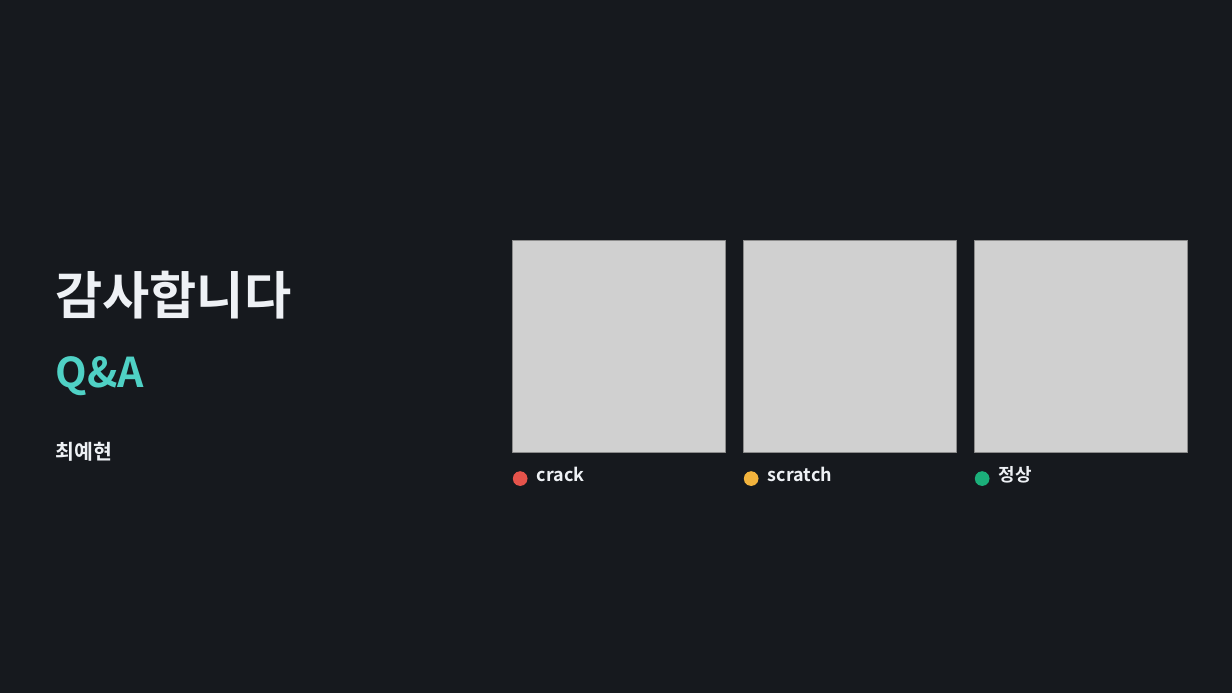
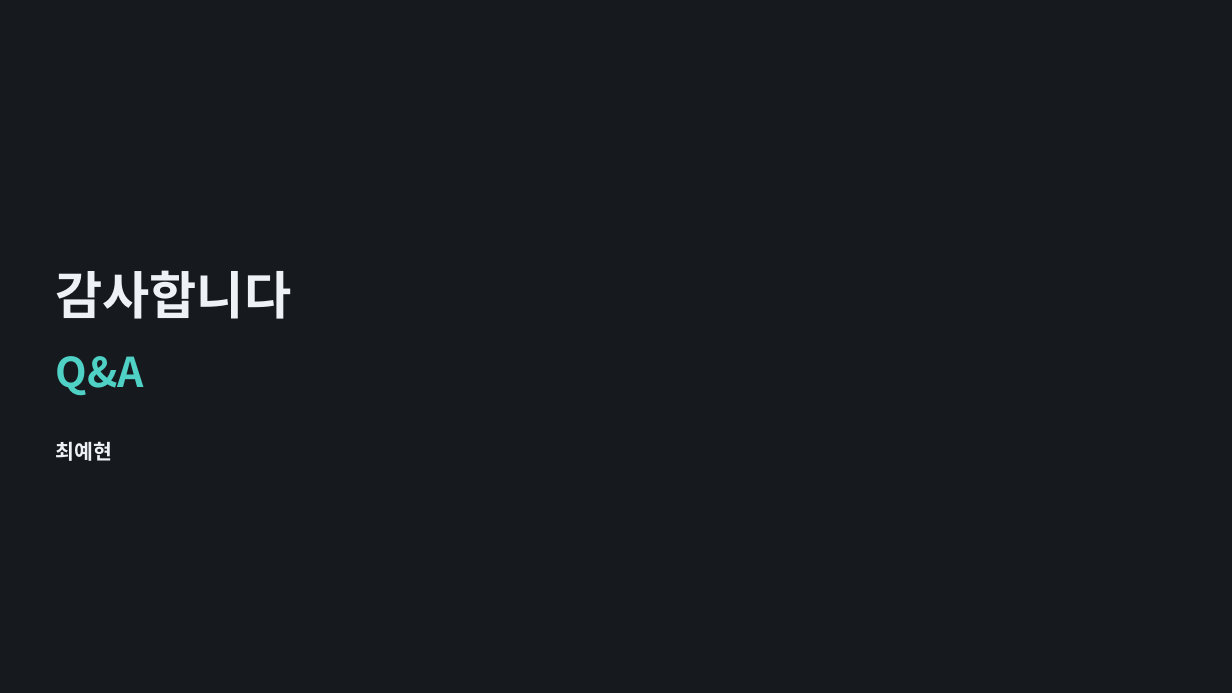
Before and after one commit to se4nchoi/batteryvision, a slide deck: slide 13 of docs/submission/BatteryVision_발표.pptx (slide 12 before the commit). Drawn at 1232x693 pixels with LibreOffice and Linux fonts; fonts in the diff are those of the drawing; grey boxes stand for pictures. Boxes give left, top, right and bottom in pixels: in the first picture for what was removed or moved away, otherwise in the second. Text is boxed around its words. In the diff, an @@ line names an element or a change of style, - is before the commit and + after.

```diff
--- a/docs/submission/BatteryVision_발표.pptx
+++ b/docs/submission/BatteryVision_발표.pptx
@@ picture removed at (513, 240, 726, 453) @@
@@ picture removed at (744, 240, 957, 453) @@
@@ picture removed at (975, 240, 1188, 453) @@
@@ ellipse removed at (513, 471, 528, 486) @@
@@ text removed at (537, 466, 585, 482) @@
-crack
@@ ellipse removed at (744, 471, 759, 486) @@
@@ text removed at (768, 466, 832, 482) @@
-scratch
@@ ellipse removed at (975, 471, 990, 486) @@
@@ text removed at (999, 466, 1032, 483) @@
-정상
```
Also in this commit, not shown: 6 other slides changed, 2 slides added, 1 slide removed, 7 other files.
